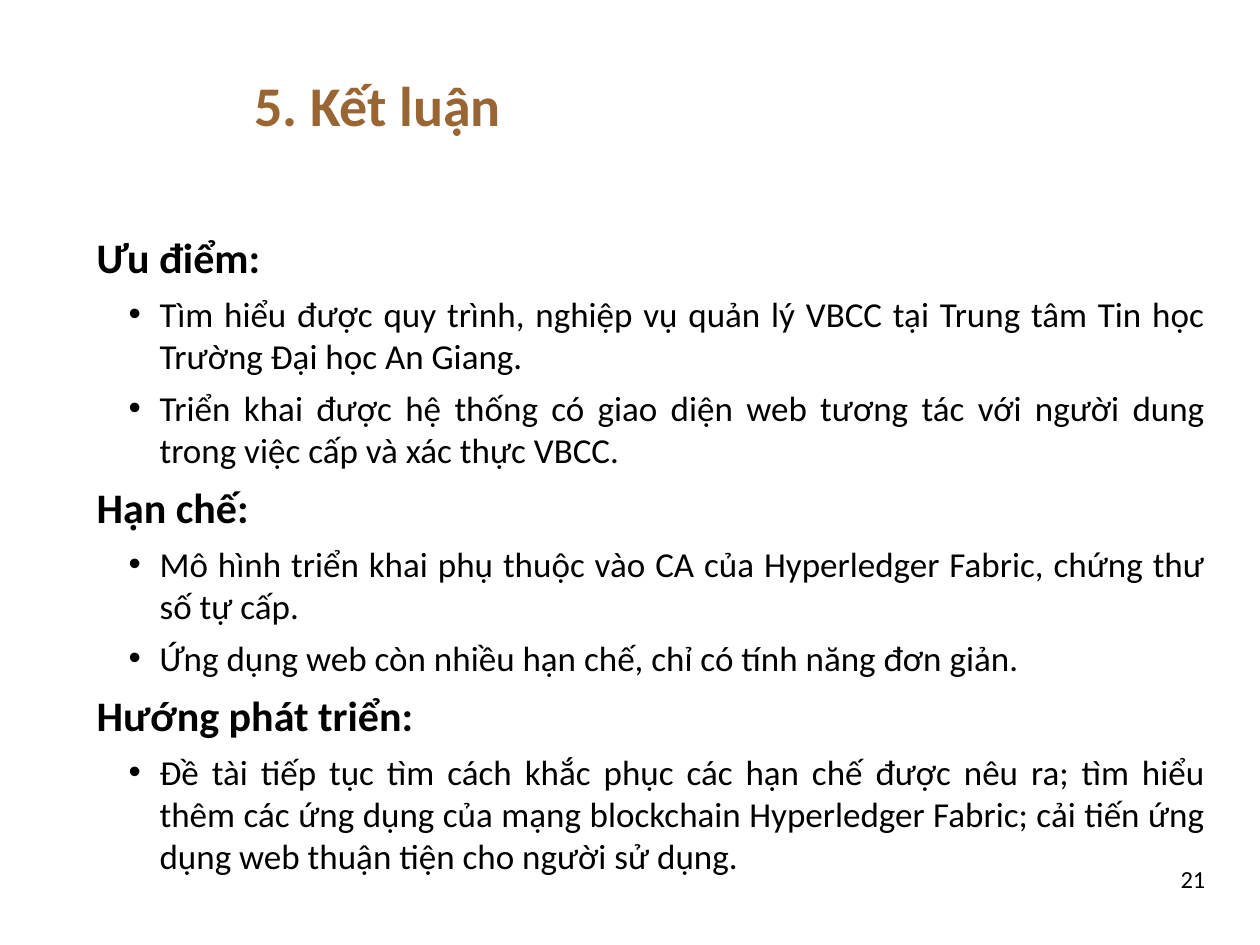
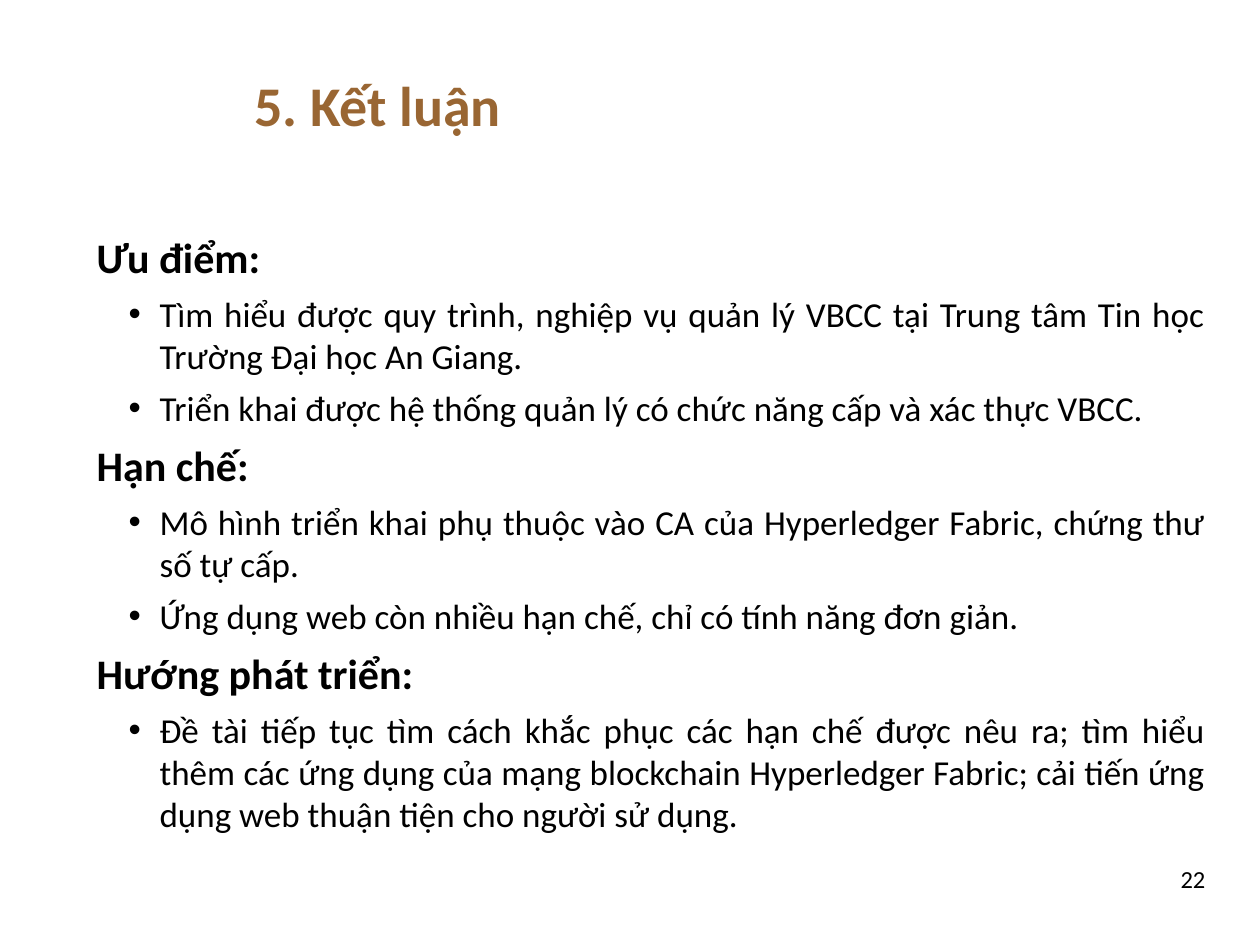
Before and after one commit to dtdungm/blockchain-vbcc, a slide deck: slide 22 of luan_van.pptx (slide 21 before the commit). Drawn at 1260x945 pixels with LibreOffice and Linux fonts; fonts in the diff are those of the drawing; background and template pictures are left out. Boxes give left, top, right and bottom in pixels: in the first picture for what was removed or moved away, otherwise in the second. Text is boxed around its words. In the diff, an @@ line names an element or a change of style, - is before the commit and + after.

```diff
--- a/luan_van.pptx
+++ b/luan_van.pptx
@@ text at (160, 394, 1142, 427): text changed @@
-• Triển khai được hệ thống có giao diện web tương tác với người dung trong việc cấp và xác thực VBCC.
+• Triển khai được hệ thống quản lý có chức năng cấp và xác thực VBCC.
@@ page number at (1181, 872, 1206, 888): text changed @@
-21
+22
```
Also in this commit, not shown: 6 other slides changed, 2 slides added, 1 slide removed.
